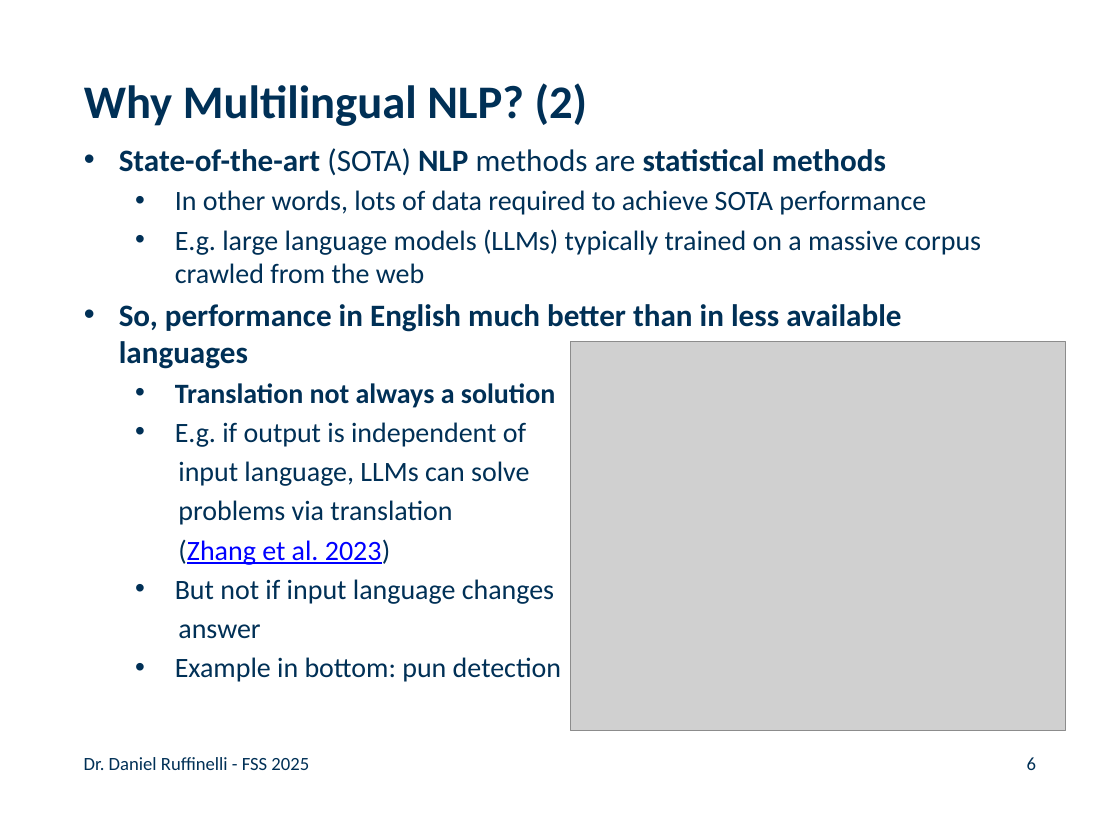
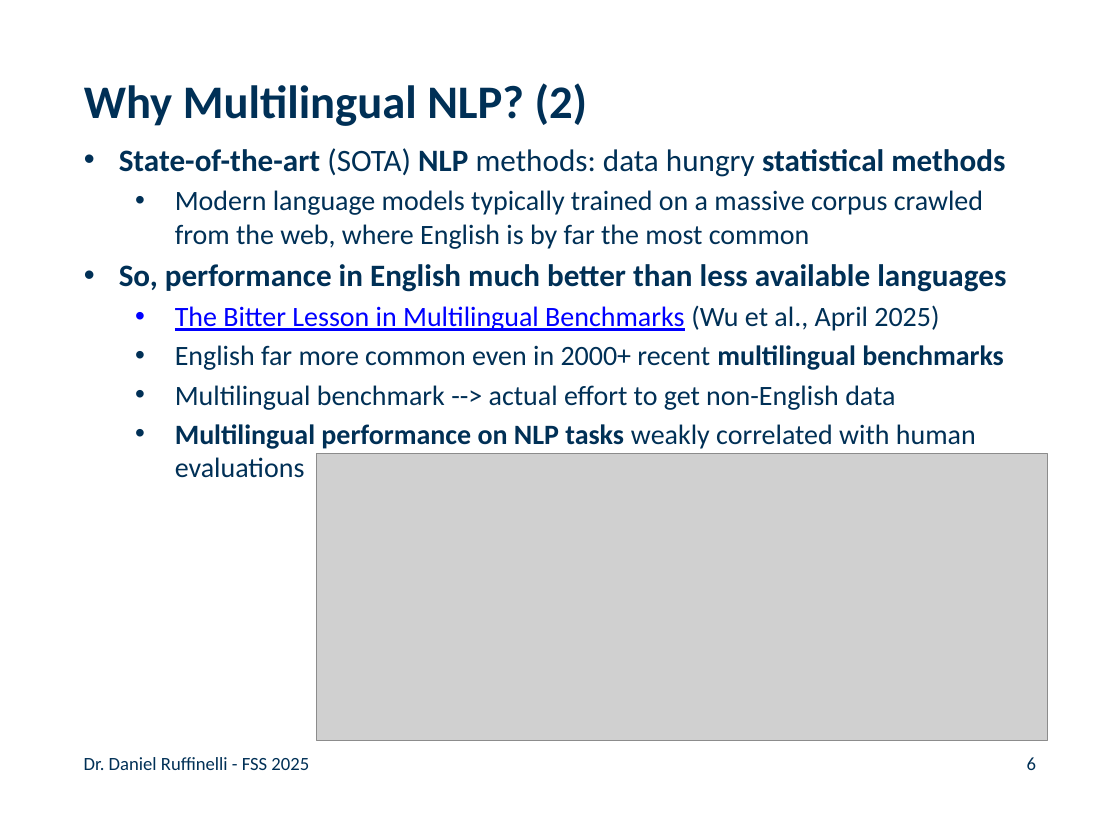
Before and after one commit to rufex2001/teaching_llms, a slide deck: slide 6 of lectures/09_multilingual_nlp/09_multilingual_nlp.pptx. Drawn at 1120x840 pixels with LibreOffice and Linux fonts; fonts in the diff are those of the drawing; grey boxes stand for pictures; background and template pictures are left out. Boxes give left, top, right and bottom in pixels: in the first picture for what was removed or moved away, otherwise in the second. Text is boxed around its words. In the diff, an @@ line names an element or a change of style, - is before the commit and + after.

Commit message:
Updated lectures 08 and 09, added solutions to tutorial 08

```diff
--- a/lectures/09_multilingual_nlp/09_multilingual_nlp.pptx
+++ b/lectures/09_multilingual_nlp/09_multilingual_nlp.pptx
@@ text at <box>119,148,1006,478</box>: text changed @@
-• State-of-the-art (SOTA) NLP methods are statistical methods
-  • In other words, lots of data required to achieve SOTA performance
-  • E.g. large language models (LLMs) typically trained on a massive corpus crawled from the web
-• So, performance in English much better than in less available languages
-  • Translation not always a solution
-  • E.g. if output is independent of
-  input language, LLMs can solve
-  problems via translation
-  (Zhang et al. 2023)
-  • But not if input language changes
-  answer
-  • Example in bottom: pun detection
+• State-of-the-art (SOTA) NLP methods: data hungry statistical methods
+  • Modern language models typically trained on a massive corpus crawled from the web, where English is by far the most common
+• So, performance in English much better than less available languages
+  • The Bitter Lesson in Multilingual Benchmarks (Wu et al., April 2025)
+  • English far more common even in 2000+ recent multilingual benchmarks
+  • Multilingual benchmark --> actual effort to get non-English data
+  • Multilingual performance on NLP tasks weakly correlated with human evaluations
@@ picture removed at <box>570,342,1065,731</box> @@
@@ picture added at <box>316,454,1047,740</box> @@
```
Also in this commit, not shown: 10 other slides changed, 4 slides added, 13 other files.
